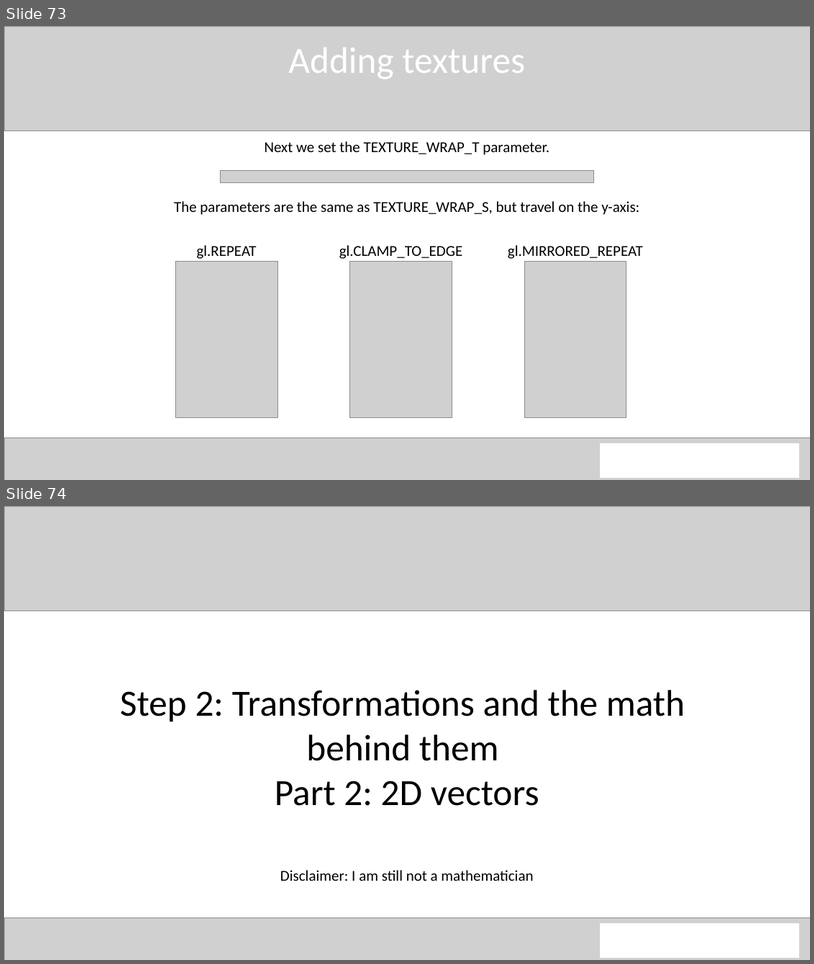
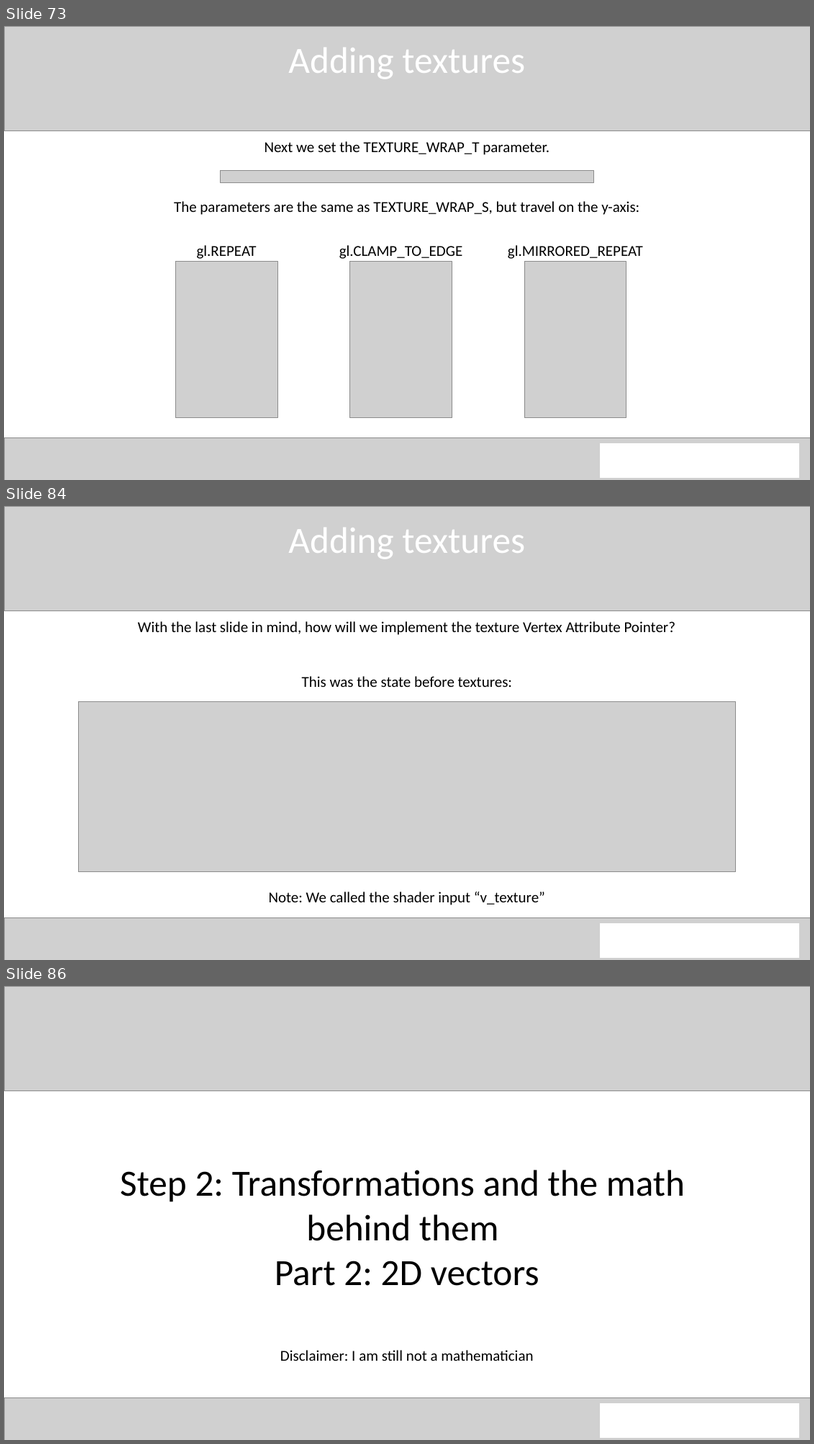
Before and after one commit to QuincyJacobs/WebGLTutorial, a slide deck: Presentation/Presentation WebGL.pptx. Shown one above the other, each under a label of ours: slides 73 and 74 before the commit, slides 73, 84 and 86 after it; the slides between them are not shown. The pictures are 814x964 and 814x1444 pixels, drawn with LibreOffice and Linux fonts; fonts in the diff are those of the drawing; grey boxes stand for pictures. Boxes give left, top, right and bottom in pixels: in the first picture for what was removed or moved away, otherwise in the second. Text is boxed around its words. In the diff, an @@ line names an element or a change of style, - is before the commit and + after.

Commit message:
Powerpoint update
Almost finished up the texture part. This accompanies Example 4

```diff
--- a/Presentation/Presentation WebGL.pptx
+++ b/Presentation/Presentation WebGL.pptx
@@ slide 84 added at (4, 506, 810, 960), background #FFFFFF @@
@@ picture added at (4, 506, 810, 611) @@
@@ text added at (288, 528, 525, 559), 44 pt, text #FFFFFF @@
+Adding textures
@@ text added at (138, 621, 676, 635), 18 pt, text #000000 @@
+With the last slide in mind, how will we implement the texture Vertex Attribute Pointer?
@@ text added at (302, 676, 512, 687), 18 pt, text #000000 @@
+This was the state before textures:
@@ picture added at (78, 701, 736, 872) @@
@@ text added at (269, 891, 545, 905), 18 pt, text #000000 @@
+Note: We called the shader input “v_texture”
@@ picture added at (4, 917, 810, 960) @@
@@ rectangle added at (600, 924, 800, 957), fill #FFFFFF, outline #FFFFFF 1 pt @@
@@ what was slide 74 is now slide 86 @@
```
Also in this commit, not shown: 11 other slides added.
